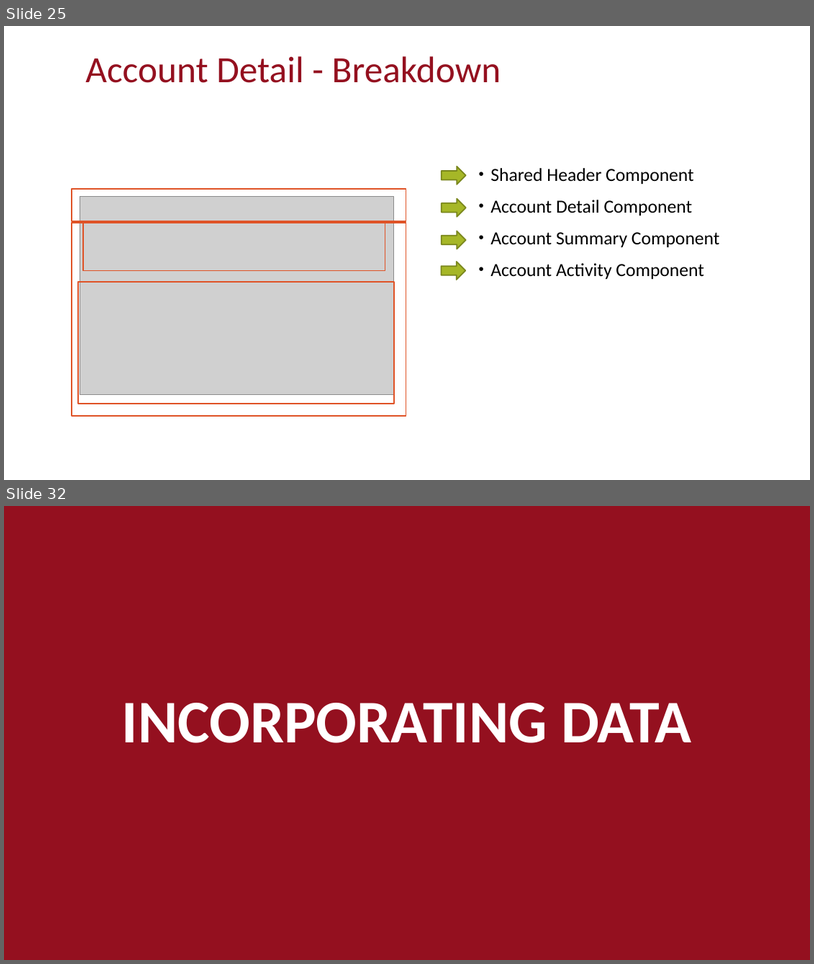
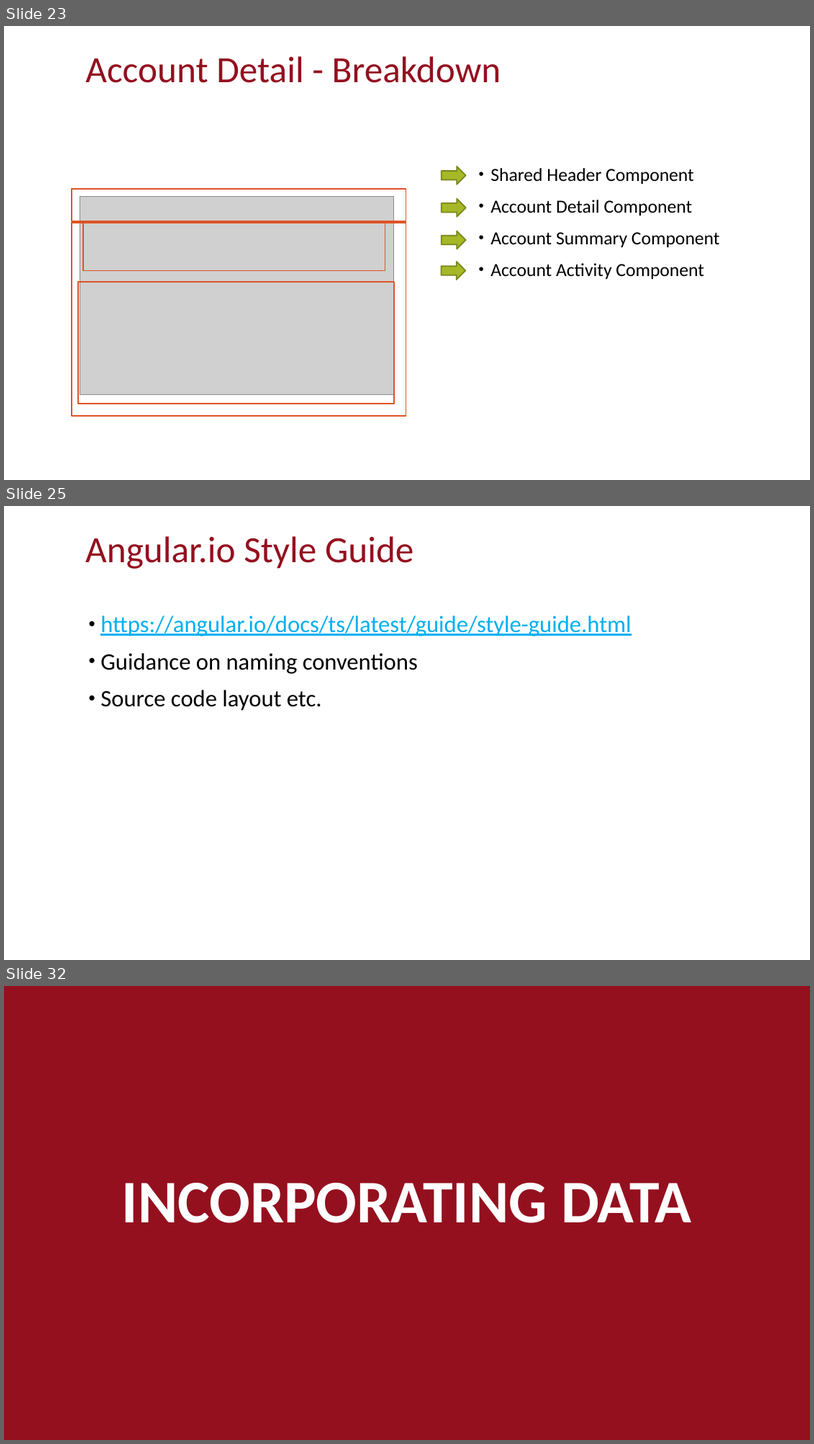
Before and after one commit to CRANK211/vs17-ng2-dnc, a slide deck: Using VS 2017 to build Angular 2.x web apps V2.pptx. Shown one above the other, each under a label of ours: slides 25 and 32 before the commit, slides 23, 25 and 32 after it; the slides between them are not shown. The pictures are 814x964 and 814x1444 pixels, drawn with LibreOffice and Linux fonts; fonts in the diff are those of the drawing; grey boxes stand for pictures. Boxes give left, top, right and bottom in pixels: in the first picture for what was removed or moved away, otherwise in the second. Text is boxed around its words. In the diff, an @@ line names an element or a change of style, - is before the commit and + after.

```diff
--- a/Using VS 2017 to build Angular 2.x web apps V2.pptx
+++ b/Using VS 2017 to build Angular 2.x web apps V2.pptx
@@ slide 25 added at <box>4,506,810,960</box>, background #FFFFFF @@
@@ title added at <box>85,536,414,569</box>, 44 pt, text #94101F @@
+Angular.io Style Guide
@@ text added at <box>100,615,631,710</box>, 28 pt, text #00B0F0, underline @@
+• https://angular.io/docs/ts/latest/guide/style-guide.html
+• Guidance on naming conventions
+• Source code layout etc.
@@ what was slide 25 is now slide 23 @@
```
Also in this commit, not shown: 34 slides changed, 2 other slides added, 3 slides removed, 20 other files.
